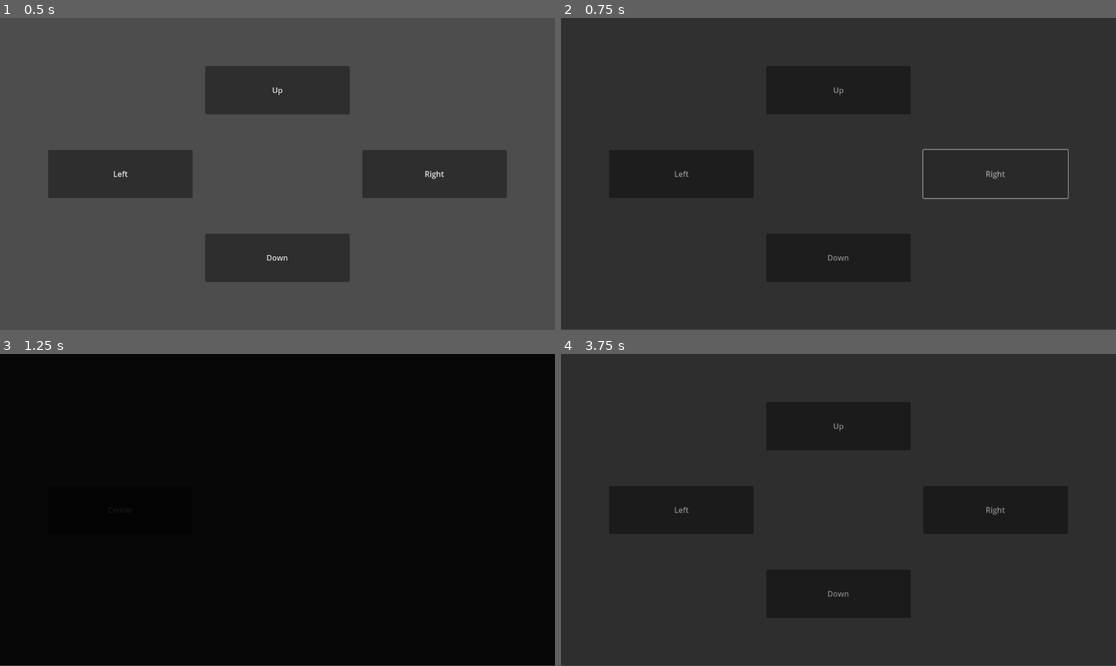
Above: before the commit, frames 1-4 (two rows, left to right).
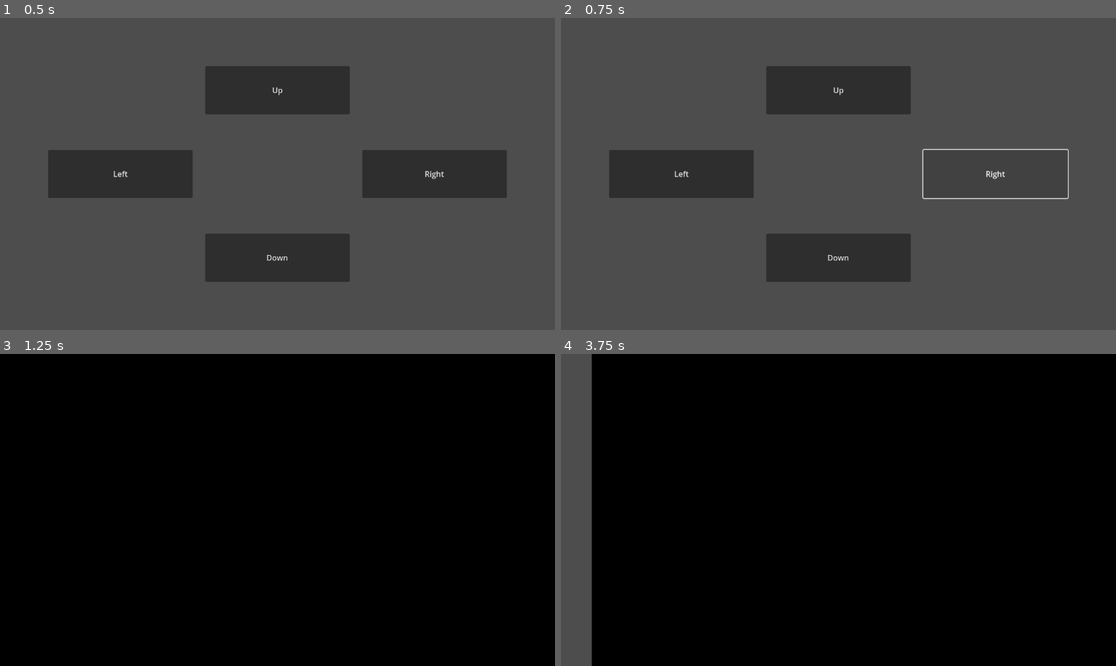
Above: after the commit, the same moments.

Repository: lucascarrug/Godot-Prototype-Project---Scene-Manager
Game: Godot game, scene res://Scenes/Center.tscn
The game is run twice, just before and just after one commit, with the same random seed, the same clock (stepped at 60 frames per second) and the same inputs.
Inputs:
- Up to frame 1 (0.5 s): no input
- Up to frame 2 (0.75 s): click "Right" at 0.5 s
- Up to frame 3 (1.25 s): no input
- Up to frame 4 (3.75 s): click "Center" at 1.25 s; click "Center" at 2 s; click "Center" at 2.75 s; click "Right" at 3.5 s

Frame 1 is identical in both runs. In frame 2, 84% of the frame differs, in the area x 0-100%, y 0-100%; in frame 3, 0.2%; in frame 4, 100%.

Commit message:
Right&Left slide animation

Diff:
--- a/Scenes/LoadingScreen.tscn
+++ b/Scenes/LoadingScreen.tscn
@@ -27,6 +27,18 @@
 "transitions": PackedFloat32Array(1),
 "update": 0,
 "values": [Vector2(1157, 647)]
+}
+tracks/2/type = "value"
+tracks/2/imported = false
+tracks/2/enabled = true
+tracks/2/path = NodePath("Control/Background:position")
+tracks/2/interp = 1
+tracks/2/loop_wrap = true
+tracks/2/keys = {
+"times": PackedFloat32Array(0),
+"transitions": PackedFloat32Array(1),
+"update": 0,
+"values": [Vector2(0, 0)]
 }
 
 [sub_resource type="Animation" id="Animation_kddo8"]
@@ -163,6 +175,166 @@
 "transitions": PackedFloat32Array(0.392292),
 "update": 0,
 "values": [Color(0, 0, 0, 1)]
+}
+
+[sub_resource type="Animation" id="Animation_dq85b"]
+resource_name = "slide_right_in"
+tracks/0/type = "value"
+tracks/0/imported = false
+tracks/0/enabled = true
+tracks/0/path = NodePath("Control/Background:size")
+tracks/0/interp = 1
+tracks/0/loop_wrap = true
+tracks/0/keys = {
+"times": PackedFloat32Array(0, 0.5),
+"transitions": PackedFloat32Array(5.09824, 5.09824),
+"update": 0,
+"values": [Vector2(0, 648), Vector2(1158, 648)]
+}
+tracks/1/type = "method"
+tracks/1/imported = false
+tracks/1/enabled = true
+tracks/1/path = NodePath(".")
+tracks/1/interp = 1
+tracks/1/loop_wrap = true
+tracks/1/keys = {
+"times": PackedFloat32Array(0.5),
+"transitions": PackedFloat32Array(1),
+"values": [{
+"args": [],
+"method": &"report_midpoint"
+}]
+}
+tracks/2/type = "value"
+tracks/2/imported = false
+tracks/2/enabled = true
+tracks/2/path = NodePath("Control/Background:color")
+tracks/2/interp = 1
+tracks/2/loop_wrap = true
+tracks/2/keys = {
+"times": PackedFloat32Array(0),
+"transitions": PackedFloat32Array(1),
+"update": 0,
+"values": [Color(0, 0, 0, 1)]
+}
+tracks/3/type = "value"
+tracks/3/imported = false
+tracks/3/enabled = true
+tracks/3/path = NodePath("Control/Background:position")
+tracks/3/interp = 1
+tracks/3/loop_wrap = true
+tracks/3/keys = {
+"times": PackedFloat32Array(0),
+"transitions": PackedFloat32Array(1),
+"update": 0,
+"values": [Vector2(0, 0)]
+}
+
+[sub_resource type="Animation" id="Animation_ffghy"]
+resource_name = "slide_right_out"
+tracks/0/type = "value"
+tracks/0/imported = false
+tracks/0/enabled = true
+tracks/0/path = NodePath("Control/Background:position")
+tracks/0/interp = 1
+tracks/0/loop_wrap = true
+tracks/0/keys = {
+"times": PackedFloat32Array(0, 0.5),
+"transitions": PackedFloat32Array(5.09824, 4.92458),
+"update": 0,
+"values": [Vector2(0, 0), Vector2(1158, 0)]
+}
+tracks/1/type = "value"
+tracks/1/imported = false
+tracks/1/enabled = true
+tracks/1/path = NodePath("Control/Background:color")
+tracks/1/interp = 1
+tracks/1/loop_wrap = true
+tracks/1/keys = {
+"times": PackedFloat32Array(0),
+"transitions": PackedFloat32Array(1),
+"update": 0,
+"values": [Color(0, 0, 0, 1)]
+}
+
+[sub_resource type="Animation" id="Animation_68uam"]
+resource_name = "slide_left_in"
+tracks/0/type = "value"
+tracks/0/imported = false
+tracks/0/enabled = true
+tracks/0/path = NodePath("Control/Background:color")
+tracks/0/interp = 1
+tracks/0/loop_wrap = true
+tracks/0/keys = {
+"times": PackedFloat32Array(0),
+"transitions": PackedFloat32Array(5.09824),
+"update": 0,
+"values": [Color(0, 0, 0, 1)]
+}
+tracks/1/type = "value"
+tracks/1/imported = false
+tracks/1/enabled = true
+tracks/1/path = NodePath("Control/Background:position")
+tracks/1/interp = 1
+tracks/1/loop_wrap = true
+tracks/1/keys = {
+"times": PackedFloat32Array(0, 0.5),
+"transitions": PackedFloat32Array(5.09824, 1),
+"update": 0,
+"values": [Vector2(1158, 0), Vector2(0, 0)]
+}
+tracks/2/type = "value"
+tracks/2/imported = false
+tracks/2/enabled = true
+tracks/2/path = NodePath("Control/Background:size")
+tracks/2/interp = 1
+tracks/2/loop_wrap = true
+tracks/2/keys = {
+"times": PackedFloat32Array(0),
+"transitions": PackedFloat32Array(5.09824),
+"update": 0,
+"values": [Vector2(1158, 648)]
+}
+tracks/3/type = "method"
+tracks/3/imported = false
+tracks/3/enabled = true
+tracks/3/path = NodePath(".")
+tracks/3/interp = 1
+tracks/3/loop_wrap = true
+tracks/3/keys = {
+"times": PackedFloat32Array(0.5),
+"transitions": PackedFloat32Array(1),
+"values": [{
+"args": [],
+"method": &"report_midpoint"
+}]
+}
+
+[sub_resource type="Animation" id="Animation_davxm"]
+resource_name = "slide_left_out"
+tracks/0/type = "value"
+tracks/0/imported = false
+tracks/0/enabled = true
+tracks/0/path = NodePath("Control/Background:size")
+tracks/0/interp = 1
+tracks/0/loop_wrap = true
+tracks/0/keys = {
+"times": PackedFloat32Array(0, 0.5),
+"transitions": PackedFloat32Array(4.92458, 4.92458),
+"update": 0,
+"values": [Vector2(1158, 648), Vector2(0, 648)]
+}
+tracks/1/type = "value"
+tracks/1/imported = false
+tracks/1/enabled = true
+tracks/1/path = NodePath("Control/Background:position")
+tracks/1/interp = 1
+tracks/1/loop_wrap = true
+tracks/1/keys = {
+"times": PackedFloat32Array(0),
+"transitions": PackedFloat32Array(1),
+"update": 0,
+"values": [Vector2(0, 0)]
 }
 
 [sub_resource type="AnimationLibrary" id="AnimationLibrary_dhqi2"]
@@ -171,7 +343,11 @@
 &"fade_in": SubResource("Animation_kddo8"),
 &"fade_out": SubResource("Animation_m6rkq"),
 &"slide_in": SubResource("Animation_xoop3"),
-&"slide_out": SubResource("Animation_qjj4j")
+&"slide_left_in": SubResource("Animation_68uam"),
+&"slide_left_out": SubResource("Animation_davxm"),
+&"slide_out": SubResource("Animation_qjj4j"),
+&"slide_right_in": SubResource("Animation_dq85b"),
+&"slide_right_out": SubResource("Animation_ffghy")
 }
 
 [node name="LoadingScreen" type="CanvasLayer"]
@@ -188,8 +364,8 @@
 anchors_preset = -1
 anchor_right = 1.004
 anchor_bottom = 1.0
-offset_right = 0.391968
-offset_bottom = -1.0
+offset_left = 1158.0
+offset_right = 1159.39
 color = Color(0, 0, 0, 0)
 
 [node name="ProgressBar" type="ProgressBar" parent="Control"]
--- a/Scripts/LoadingScreen.gd
+++ b/Scripts/LoadingScreen.gd
@@ -23,6 +23,7 @@
 	# Check if animaition exists or default start.
 	if not animation_player.has_animation(start_animation_name):
 		push_warning(start_animation_name, " doesn't exist.")
+		print(start_animation_name, " doesn't exist.")
 		start_animation_name = "fade_in"
 
 	# Run animation.
--- a/Scripts/Rooms/Center.gd
+++ b/Scripts/Rooms/Center.gd
@@ -9,8 +9,8 @@
 
 
 func _on_right_button_pressed() -> void:
-	SceneManager.load_new_scene("res://Scenes/Right.tscn", get_tree().root, self, "fade_in")
+	SceneManager.load_new_scene("res://Scenes/Right.tscn", get_tree().root, self, "slide_left_in")
 
 
 func _on_left_button_pressed() -> void:
-	SceneManager.load_new_scene("res://Scenes/Left.tscn", get_tree().root, self, "fade_in")
+	SceneManager.load_new_scene("res://Scenes/Left.tscn", get_tree().root, self, "slide_right_in")
--- a/Scripts/Rooms/Left.gd
+++ b/Scripts/Rooms/Left.gd
@@ -1,4 +1,4 @@
 extends Control
 
 func _on_center_button_pressed() -> void:
-	SceneManager.load_new_scene("res://Scenes/Center.tscn", get_tree().root, self, "fade_in")
+	SceneManager.load_new_scene("res://Scenes/Center.tscn", get_tree().root, self, "slide_left_in")
--- a/Scripts/Rooms/Right.gd
+++ b/Scripts/Rooms/Right.gd
@@ -1,4 +1,4 @@
 extends Control
 
 func _on_center_button_pressed() -> void:
-	SceneManager.load_new_scene("res://Scenes/Center.tscn", get_tree().root, self, "fade_in")
+	SceneManager.load_new_scene("res://Scenes/Center.tscn", get_tree().root, self, "slide_right_in")
--- a/Scripts/SceneManager.gd
+++ b/Scripts/SceneManager.gd
@@ -106,3 +106,4 @@
 
 func on_finished_loading_new_scene() -> void:
 	is_loading_in_progress = false
+	print("Scene loaded.")
Not shown: 1 places in Scenes/LoadingScreen.tscn that only renumber resources
